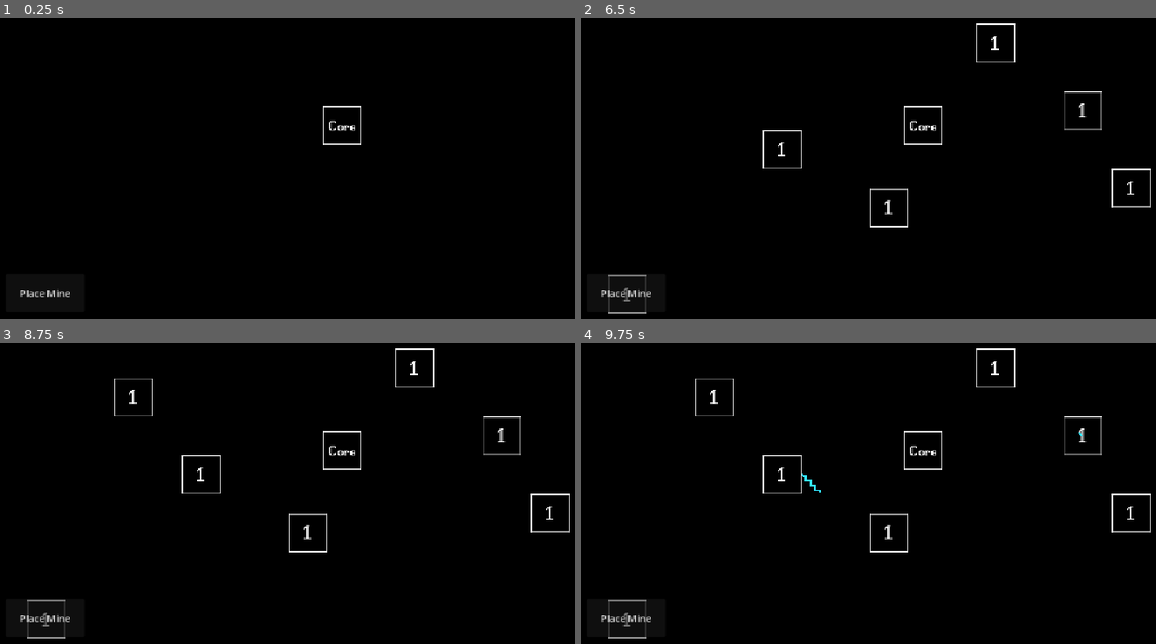
Above: before the commit, frames 1-4 (two rows, left to right).
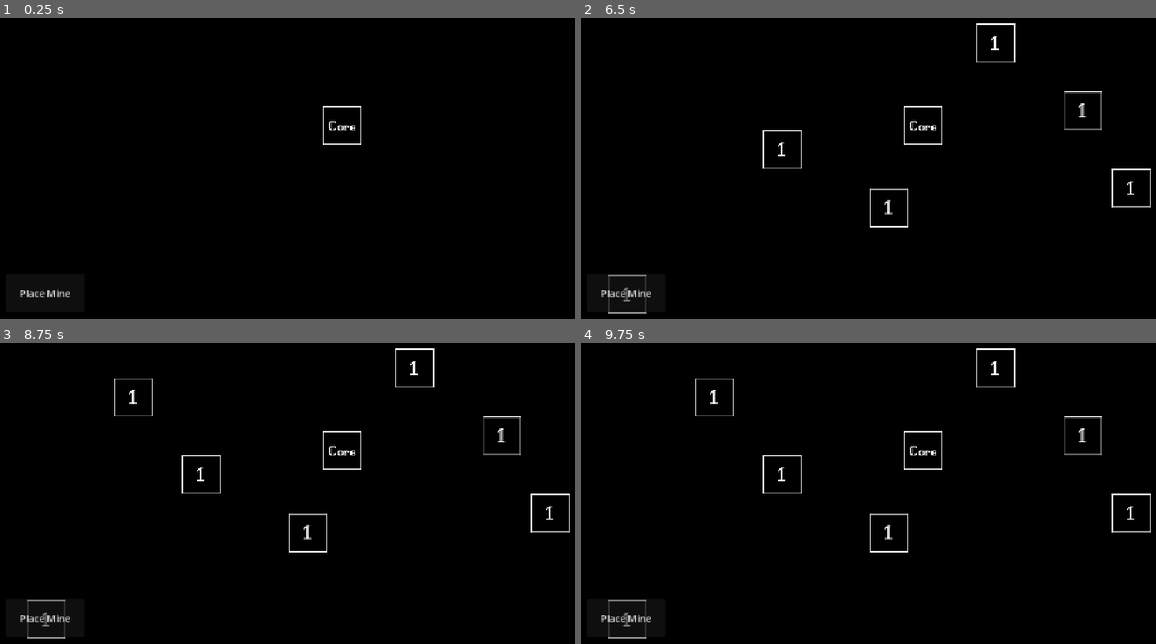
Above: after the commit, the same moments.

Repository: ast4rt3/math-matic
Game: Godot game, scene res://world.tscn
Two runs of this game, one before a commit and one after it. Both use one fixed random seed, a clock stepped at 60 frames per second and the inputs below.
Inputs (mouse positions are in pixels of both pictures, inside the frame that each line leads up to):
- Up to frame 1 (0.25 s): no input
- Up to frame 2 (6.5 s): click "Place Mine" at 0.5 s; click "Place Mine" at 1.25 s; click "Place Mine" at 2 s; tap Enter at 2.75, 4.25, 5.75 s; move the mouse to (1075, 108) at 2.77 s; click (1075, 108) at 2.92 s; tap Space at 3.5, 5 s; drag from (788, 147) to (920, 126) at 3.52 s; move the mouse to (995, 42) at 4.27 s; click (995, 42) at 4.42 s; drag from (891, 204) to (627, 294) at 5.02 s; move the mouse to (1133, 186) at 5.77 s; click (1133, 186) at 5.92 s
- Up to frame 3 (8.75 s): tap Space at 6.5 s; drag from (132, 394) to (500, 436) at 6.52 s; move the mouse to (379, 451) at 7.27 s; click (379, 451) at 7.42 s; drag from (241, 355) to (201, 475) at 8.02 s
- Up to frame 4 (9.75 s): move the mouse to (1075, 433) at 8.77 s; click (1075, 433) at 8.92 s; drag from (788, 472) to (891, 532) at 9.52 s

Frames 1-3 are identical in both runs. In frame 4, less than 0.1% of the frame differs, in the area x 38-88%, y 29-50%.

Commit message:
overhaul: reworked the whole wire placement

Diff:
--- a/world.gd
+++ b/world.gd
@@ -19,6 +19,7 @@
 
 # Wire Drawing State
 var wire_start_cell: Vector2i
+var wire_start_pos: Vector2
 var link_source: Node2D = null
 var preview_line: Line2D = null
 var current_drawn_wire_cells: Array[Vector2i] = []
@@ -138,98 +139,6 @@
 		else:
 			mine_preview.modulate = Color(1, 0, 0, 0.5)
 
-	if current_state == State.DRAWING_WIRE and preview_line != null:
-		var start_cell = _pos_to_cell(link_source.global_position)
-		var end_cell = _pos_to_cell(get_global_mouse_position())
-
-		# Safely limit the max drawing distance to prevent massive A* freezes
-		var diff = end_cell - start_cell
-		if abs(diff.x) > 150: end_cell.x = start_cell.x + sign(diff.x) * 150
-		if abs(diff.y) > 150: end_cell.y = start_cell.y + sign(diff.y) * 150
-
-		# Clamp to valid grid bounds to completely prevent out of bounds crashes
-		start_cell.x = clamp(start_cell.x, astar.region.position.x, astar.region.end.x - 1)
-		start_cell.y = clamp(start_cell.y, astar.region.position.y, astar.region.end.y - 1)
-		end_cell.x = clamp(end_cell.x, astar.region.position.x, astar.region.end.x - 1)
-		end_cell.y = clamp(end_cell.y, astar.region.position.y, astar.region.end.y - 1)
-
-		_mark_building_solid(link_source.global_position, false, false)
-		_mark_building_solid(core.global_position, false, false)
-
-		var end_was_solid = astar.is_point_solid(end_cell)
-		if end_was_solid:
-			astar.set_point_solid(end_cell, false)
-
-		# Dynamic Search Fence: completely bounds A* to prevent 10M cell worst-case hangs
-		var min_x = max(astar.region.position.x, min(start_cell.x, end_cell.x) - 60)
-		var max_x = min(astar.region.end.x - 1, max(start_cell.x, end_cell.x) + 60)
-		var min_y = max(astar.region.position.y, min(start_cell.y, end_cell.y) - 60)
-		var max_y = min(astar.region.end.y - 1, max(start_cell.y, end_cell.y) + 60)
-
-		var fence_cells = []
-		for x in range(min_x, max_x + 1):
-			for y in [min_y, max_y]:
-				var c = Vector2i(x, y)
-				if not astar.is_point_solid(c):
-					astar.set_point_solid(c, true)
-					fence_cells.append(c)
-		for y in range(min_y + 1, max_y):
-			for x in [min_x, max_x]:
-				var c = Vector2i(x, y)
-				if not astar.is_point_solid(c):
-					astar.set_point_solid(c, true)
-					fence_cells.append(c)
-
-		var id_path = astar.get_id_path(start_cell, end_cell)
-
-		for c in fence_cells:
-			astar.set_point_solid(c, false)
-
-		if end_was_solid:
-			astar.set_point_solid(end_cell, true)
-		_mark_building_solid(core.global_position, true, false)
-		_mark_building_solid(link_source.global_position, true, false)
-
-		preview_line.clear_points()
-
-		if id_path.size() > 0:
-			var first_outside_idx = 0
-			for i in range(id_path.size()):
-				if not _is_cell_in_building(id_path[i], link_source):
-					first_outside_idx = i
-					break
-
-			if first_outside_idx < id_path.size() and first_outside_idx > 0:
-				var first_outside_pos = _cell_to_pos(id_path[first_outside_idx])
-				var start_port = _get_closest_port(link_source, first_outside_pos)
-				preview_line.add_point(start_port)
-
-				var last_idx = id_path.size() - 1
-				var clicked_core = _clicked_node(core, get_global_mouse_position())
-				if clicked_core:
-					for i in range(id_path.size() - 1, -1, -1):
-						if not _is_cell_in_building(id_path[i], core):
-							last_idx = i
-							break
-
-				for i in range(first_outside_idx, last_idx + 1):
-					preview_line.add_point(_cell_to_pos(id_path[i]))
-
-				if clicked_core:
-					var end_target = preview_line.get_point_position(preview_line.get_point_count() - 1) if preview_line.get_point_count() > 0 else start_port
-					preview_line.add_point(_get_closest_port(core, end_target))
-				else:
-					# snap the wire end to the center of the grid tile when drawing
-					preview_line.add_point(_cell_to_pos(end_cell))
-			else:
-				# Mouse is still inside the start building or path is too short
-				preview_line.add_point(link_source.global_position)
-				preview_line.add_point(get_global_mouse_position())
-		else:
-			# Fallback if totally trapped
-			preview_line.add_point(link_source.global_position)
-			preview_line.add_point(get_global_mouse_position())
-
 func _notification(what):
 	if what == NOTIFICATION_APPLICATION_FOCUS_OUT or what == NOTIFICATION_WM_WINDOW_FOCUS_OUT:
 		if current_state == State.DRAWING_WIRE:
@@ -245,6 +154,50 @@
 				mine_preview = null
 
 func _input(event: InputEvent):
+	if event is InputEventMouseMotion:
+		if current_state == State.DRAWING_WIRE and preview_line != null:
+			var last_point = preview_line.get_point_position(preview_line.get_point_count() - 1)
+			var target_pos = _snap_to_grid(get_global_mouse_position())
+
+			if last_point != target_pos:
+				var dx = target_pos.x - last_point.x
+				var dy = target_pos.y - last_point.y
+				var angle = atan2(dy, dx)
+
+				# Snap angle to nearest 45 degrees
+				var snapped_angle = round(angle / (PI / 4.0)) * (PI / 4.0)
+
+				var step_x = round(cos(snapped_angle)) * 16.0
+				var step_y = round(sin(snapped_angle)) * 16.0
+				var step_vec = Vector2(step_x, step_y)
+
+				var current = last_point
+				var steps = 0
+
+				# Catch up to the mouse if dragged fast
+				while current.distance_to(target_pos) >= 16.0 and steps < 50:
+					steps += 1
+					var next = current + step_vec
+
+					var cell = _pos_to_cell(next)
+					var hit_building = false
+					var hit_self = false
+
+					if grid_data.has(cell):
+						if grid_data[cell].type == "core" or grid_data[cell].type == "miner":
+							hit_building = true
+
+					for i in range(preview_line.get_point_count()):
+						if preview_line.get_point_position(i).distance_to(next) < 1.0:
+							hit_self = true
+							break
+
+					if hit_building or hit_self:
+						break
+
+					preview_line.add_point(next)
+					current = next
+
 	if event is InputEventMouseButton:
 		var world_pos = get_global_mouse_position()
 
@@ -305,10 +258,13 @@
 							link_source = child
 
 							preview_line = Line2D.new()
-							preview_line.width = 3.0
+							preview_line.width = 8.0
 							preview_line.default_color = Color(0.2, 0.9, 1.0)
-							preview_line.add_point(child.get_node("OutputPort").global_position)
-							preview_line.add_point(world_pos)
+							preview_line.texture_mode = Line2D.LINE_TEXTURE_TILE
+
+							# Lock starting point to port
+							wire_start_pos = _get_closest_port(child, world_pos)
+							preview_line.add_point(wire_start_pos)
 							add_child(preview_line)
 							return
 
